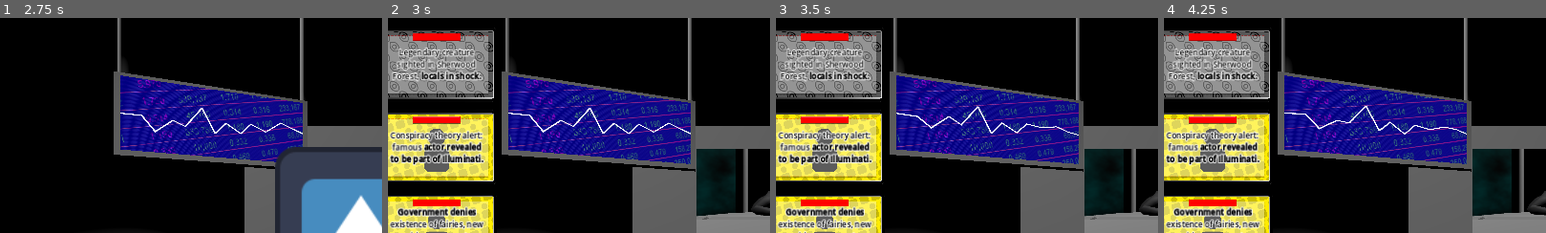
Above: before the commit, frames 1-4 (left to right).
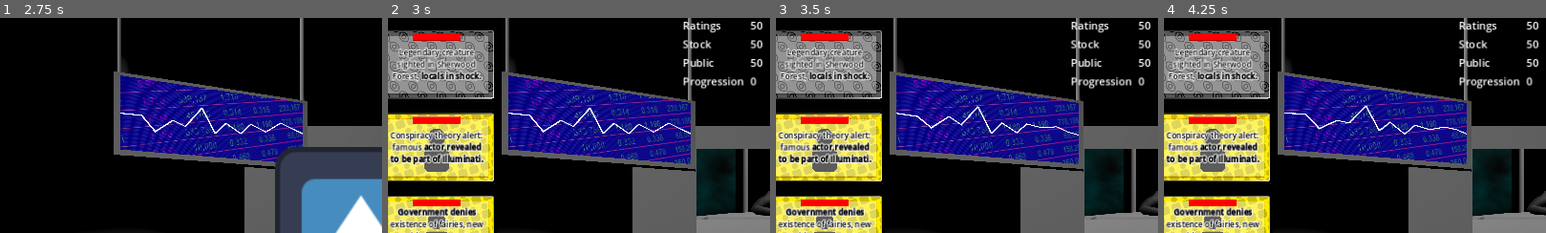
Above: after the commit, the same moments.

Repository: ZeAntwan/LD53
Game: Godot game, scene res://scenes/game.tscn
Two runs of this game, one before a commit and one after it. Both use one fixed random seed, a clock stepped at 60 frames per second and the inputs below. The engine's default icon, where the game draws it, is replaced by a stand-in: a white triangle on a blue panel in a dark square.
Inputs (mouse positions are % of the whole screen's width and height, from its top left):
- Up to frame 1 (2.75 s): click "Play" at 0.5 s; move the mouse to (72, 45) at 1.27 s; click (72, 45) at 1.35 s; tap Space (ui_select) at 1.52, 2.27 s; move the mouse to (30, 55) at 2.02 s; click (30, 55) at 2.1 s
- Up to frame 2 (3 s): tap Enter at 2.75 s; move the mouse to (60, 28) at 2.77 s; click (60, 28) at 2.85 s
- Up to frame 3 (3.5 s): no input
- Up to frame 4 (4.25 s): tap Space (ui_select) at 3.5, 3.77 s; move the mouse to (9, 11) at 3.52 s; click (9, 11) at 3.6 s
The pictures show only the part of the screen within x 3-53%, y 0-50%; the shares and areas given below are measured in that part.

Frame 1 is identical in both runs. In frame 2, 1.4% of the frame differs, in the area x 77-98%, y 1-33%; in frame 3, 1.4%; in frame 4, 1.4%.

Commit message:
Fixed score display + sped up no air malus

Diff:
--- a/scenes/ui.tscn
+++ b/scenes/ui.tscn
@@ -141,15 +141,15 @@
 layout_mode = 2
 
 [node name="DebugUI" type="Control" parent="."]
-visible = false
 custom_minimum_size = Vector2(200, 0)
 layout_mode = 1
-anchors_preset = 1
-anchor_left = 1.0
-anchor_right = 1.0
-offset_left = -40.0
-offset_bottom = 40.0
-grow_horizontal = 0
+anchors_preset = 5
+anchor_left = 0.5
+anchor_right = 0.5
+offset_left = -100.0
+offset_right = 100.0
+offset_bottom = 131.0
+grow_horizontal = 2
 script = ExtResource("6_kqe5e")
 
 [node name="HBoxContainer" type="VBoxContainer" parent="DebugUI"]
@@ -200,6 +200,22 @@
 "
 
 [node name="Score" type="Label" parent="DebugUI/HBoxContainer/Public"]
+layout_mode = 2
+size_flags_horizontal = 3
+text = "0
+"
+
+[node name="Time" type="HBoxContainer" parent="DebugUI/HBoxContainer"]
+layout_mode = 2
+size_flags_vertical = 3
+
+[node name="Label" type="Label" parent="DebugUI/HBoxContainer/Time"]
+layout_mode = 2
+size_flags_horizontal = 3
+text = "Progression
+"
+
+[node name="Score" type="Label" parent="DebugUI/HBoxContainer/Time"]
 layout_mode = 2
 size_flags_horizontal = 3
 text = "0
--- a/scripts/Manager.gd
+++ b/scripts/Manager.gd
@@ -15,8 +15,14 @@
 
 var state = GameState.MENU
 
+var progressTimer = Timer
+
 # Called when the node enters the scene tree for the first time.
 func _ready():
+	progressTimer = Timer.new()
+	add_child(progressTimer)
+	progressTimer.wait_time = 1
+	progressTimer.timeout.connect(add_progress)
 	pass # Replace with function body.
 
 func reset_score():
@@ -24,6 +30,9 @@
 	score_stock = 50
 	score_public = 50
 	progression = 0
+
+func add_progress():
+	progression += 1
 
 # Called every frame. 'delta' is the elapsed time since the previous frame.
 func _process(delta):
@@ -37,5 +46,10 @@
 			Events.gameover.emit()
 
 	if state == GameState.PLAY:
-		progression += delta
+		if progressTimer.is_stopped():
+			progressTimer.start()
+	else:
+		if !progressTimer.is_stopped():
+			progressTimer.stop()
+		pass
 	pass
--- a/scripts/debug/DebugUI.gd
+++ b/scripts/debug/DebugUI.gd
@@ -11,6 +11,7 @@
 	$HBoxContainer/Ratings/Score.text = str(Manager.score_rating)
 	$HBoxContainer/Stock/Score.text = str(Manager.score_stock)
 	$HBoxContainer/Public/Score.text = str(Manager.score_public)
+	$HBoxContainer/Time/Score.text = str(Manager.progression)
 
 	if Manager.score_rating <= 0 \
 		or Manager.score_stock <= 0 \
--- a/scripts/game_over.gd
+++ b/scripts/game_over.gd
@@ -19,9 +19,11 @@
 		animPlayer.play("gameover_anim")
 		audioGameover.play()
 		# Update Score
-		var minutes = "%0*d" % [2,floor(Manager.progression/60)]
-		var seconds = "%0*d" % [2,abs(ceil((Manager.progression/60)-Manager.progression))]
-		var scoreText = "%s:%s" % [minutes, seconds]
+		var minutes = floor(Manager.progression/60)
+		var seconds = int(ceil(Manager.progression)) % 60
+		var txt_minutes = "%0*d" % [2,minutes]
+		var txt_seconds = "%0*d" % [2,seconds]
+		var scoreText = "%s:%s" % [txt_minutes, txt_seconds]
 		scoreLabel.text = "[center][wave]" + scoreText + "[/wave][/center]"
 
 		# Updage Gameover text
--- a/scripts/ui/LiveZone.gd
+++ b/scripts/ui/LiveZone.gd
@@ -18,7 +18,7 @@
 			Manager.score_stock += (newsItem.headline.stat_stock/timer.wait_time)*delta
 			Manager.score_public += (newsItem.headline.stat_public/timer.wait_time)*delta
 		else:
-			Manager.score_rating -= 5*delta
+			Manager.score_rating -= 10*delta
 	pass
 
 func update_newsitem(n: NewsItem = null):
